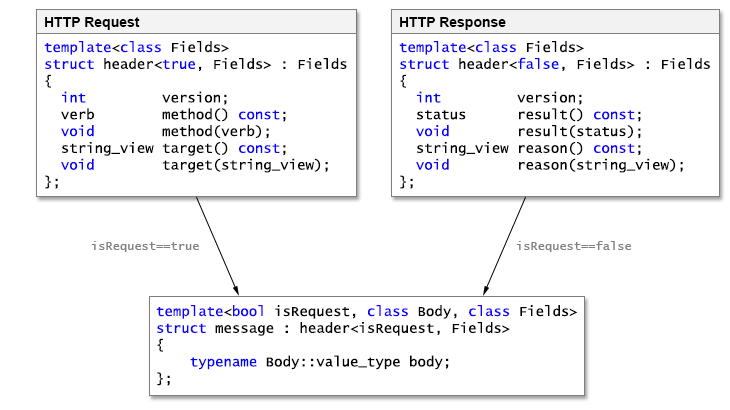
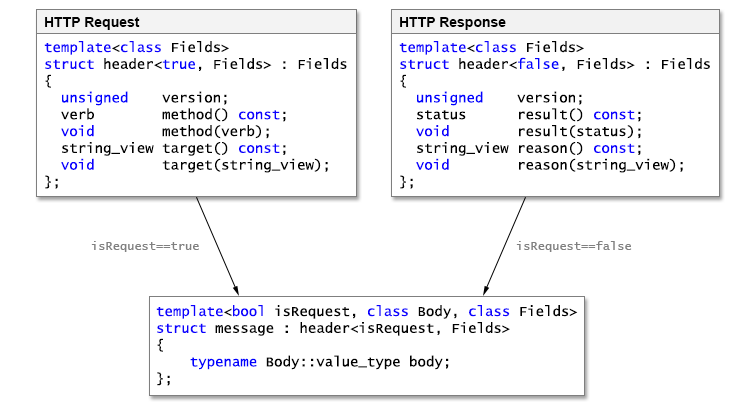
Layered file, before and after one edit (730 × 410). Changes by layer:
painted on "declaration" (1st of 2, in "header<true>") over (x1=62, y1=91, x2=128, y2=106)
painted on "declaration" (2nd of 2, in "header<false>") over (x1=417, y1=91, x2=483, y2=106)
